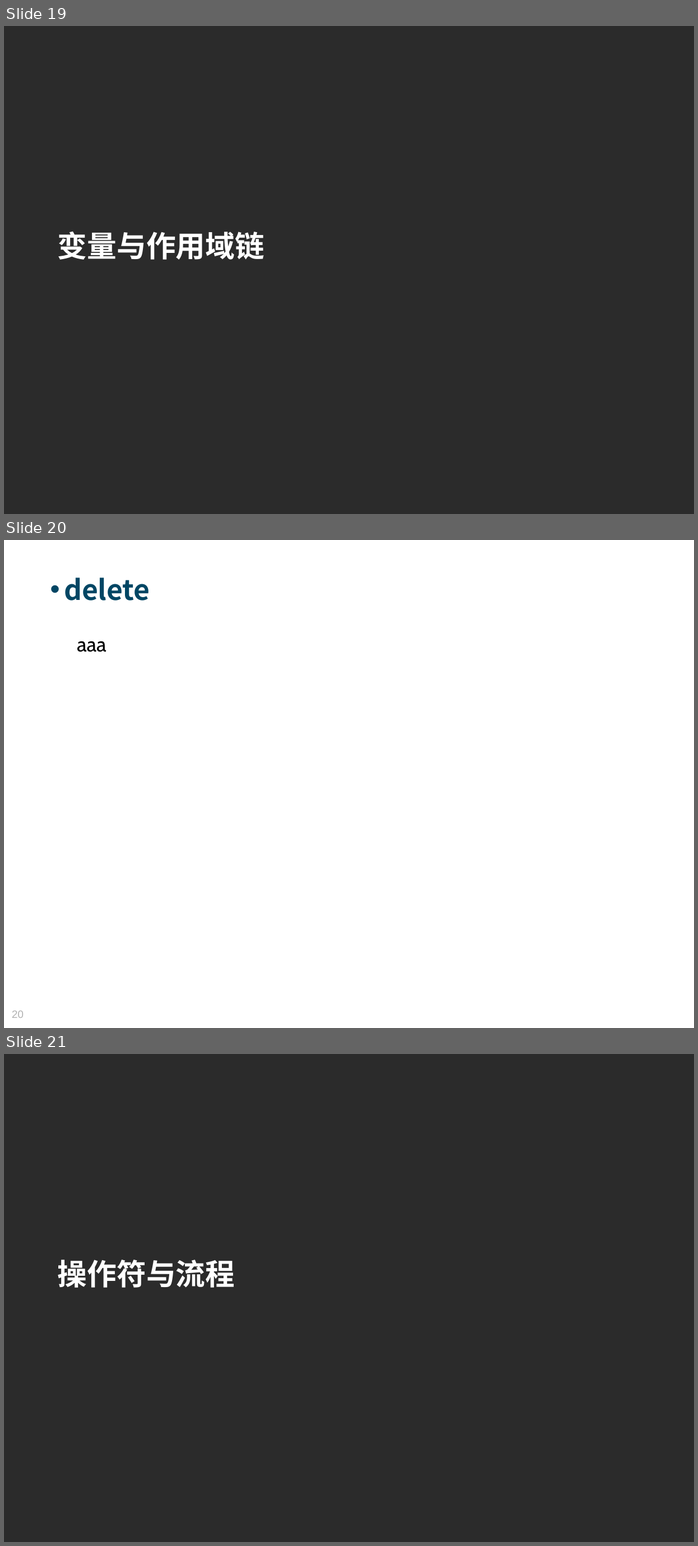
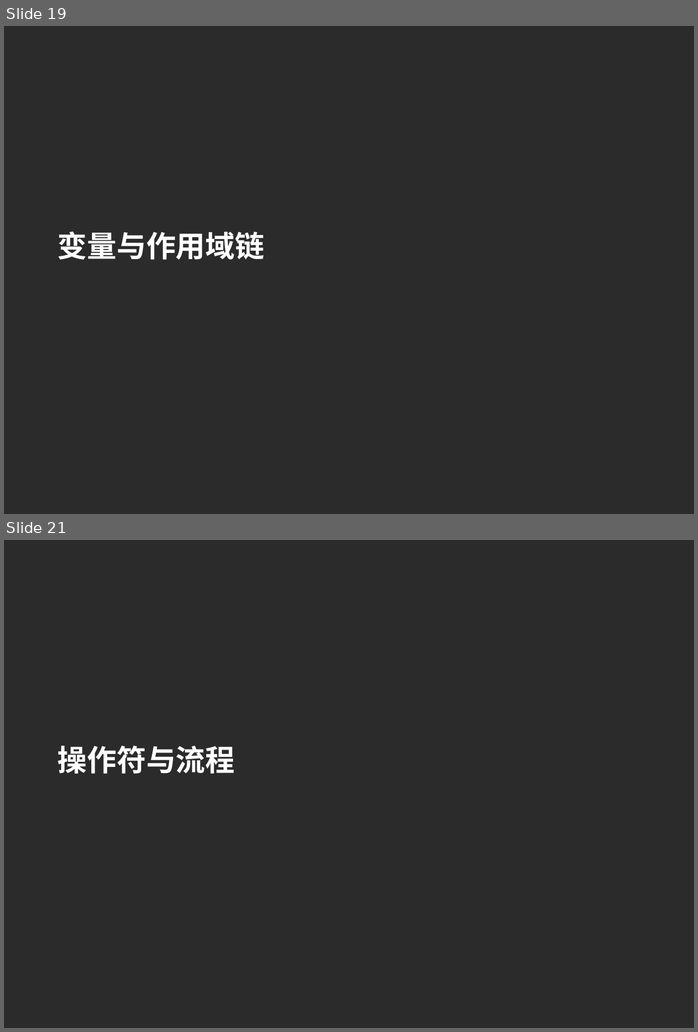
Before and after one commit to Moses824/Train-Javascript-Basic, a slide deck: Train_Javascript_Basic.ppt. Shown one above the other, each under a label of ours: slides 19, 20 and 21 before the commit, slides 19 and 21 after it; the slides between them are not shown. The pictures are 698x1546 and 698x1032 pixels, drawn with LibreOffice and Linux fonts; fonts in the diff are those of the drawing; background and template pictures are left out; a plain dark background stands for a picture behind light text. Boxes give left, top, right and bottom in pixels: in the first picture for what was removed or moved away, otherwise in the second. Text is boxed around its words. In the diff, an @@ line names an element or a change of style, - is before the commit and + after.

```diff
--- a/Train_Javascript_Basic.ppt
+++ b/Train_Javascript_Basic.ppt
@@ slide 20 removed at (4,540,694,1028), background picture (left out) @@
@@ text removed at (64,578,150,600) @@
-• delete
@@ text removed at (77,641,106,652) @@
-aaa
@@ page number removed at (12,1010,24,1018) @@
-20
```
Also in this commit, not shown: 1 slide changed, 1 slide added, 2 other files.
